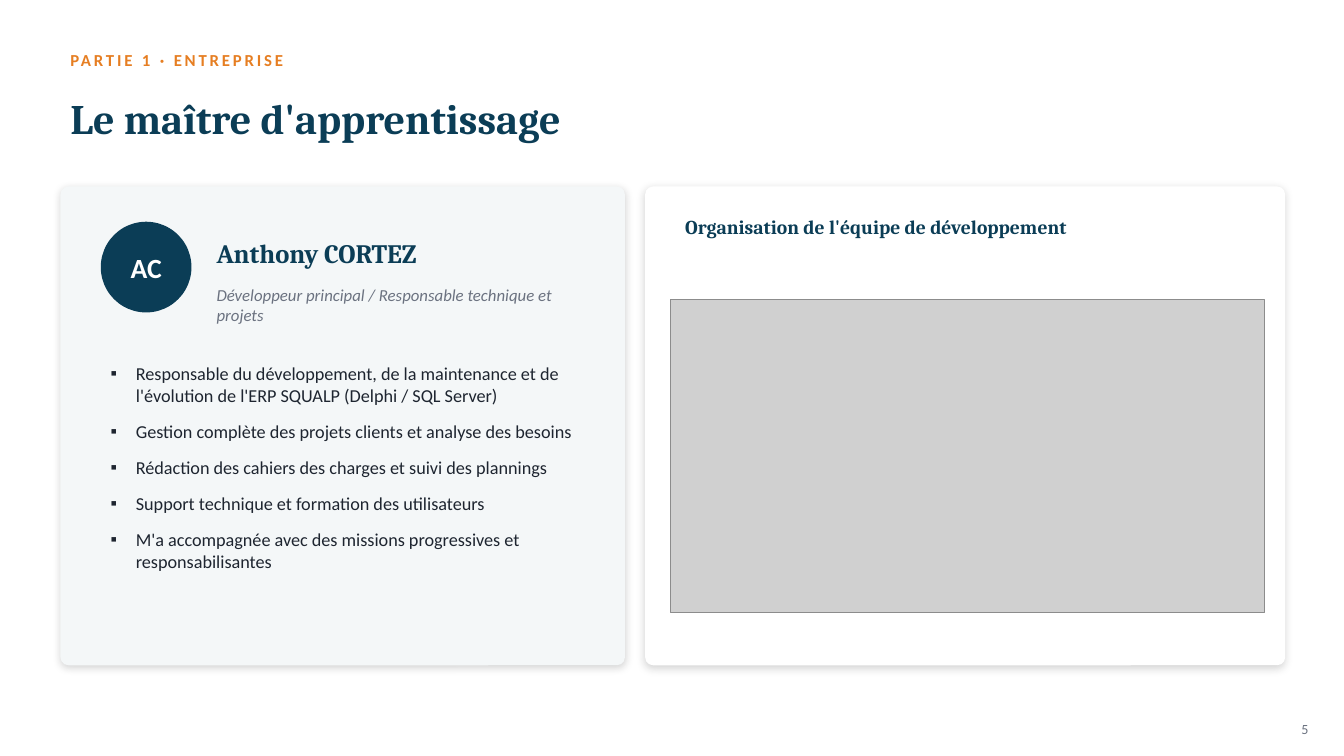
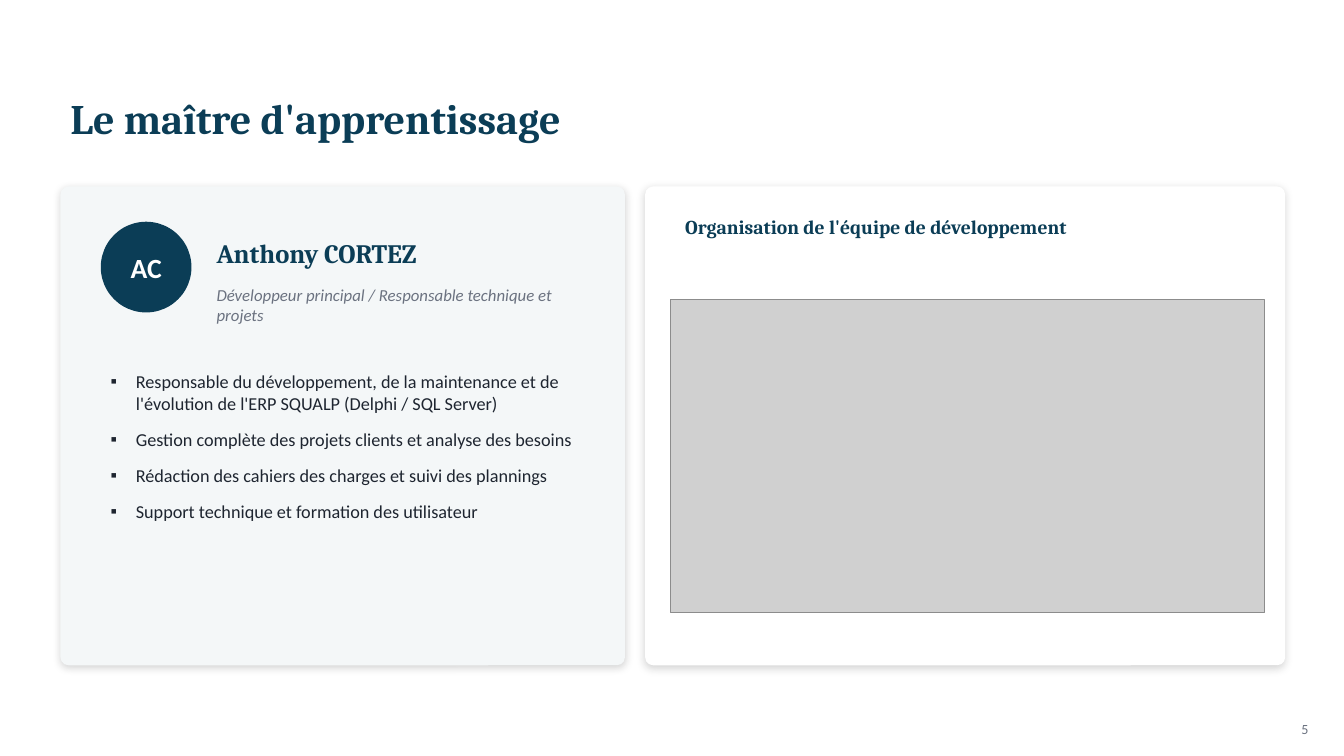
Before and after one commit to lamia-bel/HEAT2VALUE, a slide deck: slide 5 of soutenance/output.pptx. Drawn at 1344x756 pixels with LibreOffice and Linux fonts; fonts in the diff are those of the drawing; grey boxes stand for pictures. Boxes give left, top, right and bottom in pixels: in the first picture for what was removed or moved away, otherwise in the second. Text is boxed around its words. In the diff, an @@ line names an element or a change of style, - is before the commit and + after.

```diff
--- a/soutenance/output.pptx
+++ b/soutenance/output.pptx
@@ text removed at (142,55,150,66) @@
-PARTIE 1 · ENTREPRISE
@@ text "Responsable du développement, de la ...": place and size @@
-text "Responsable du développement, de la ..." at (136,367,571,571)
+text "Responsable du développement, de la ..." at (136,375,571,521)
@@ text at (136,505,477,521): text changed @@
-▪ Support technique et formation des utilisateurs
-▪ M'a accompagnée avec des missions progressives et responsabilisantes
+▪ Support technique et formation des utilisateur
```
Also in this commit, not shown: 6 other slides changed, 1 slide removed, 1 other file.
